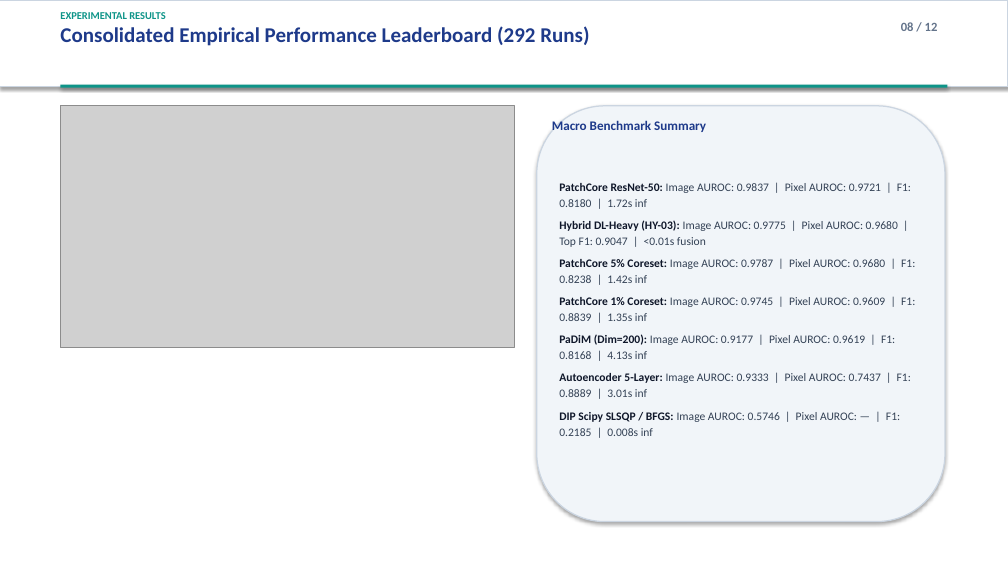
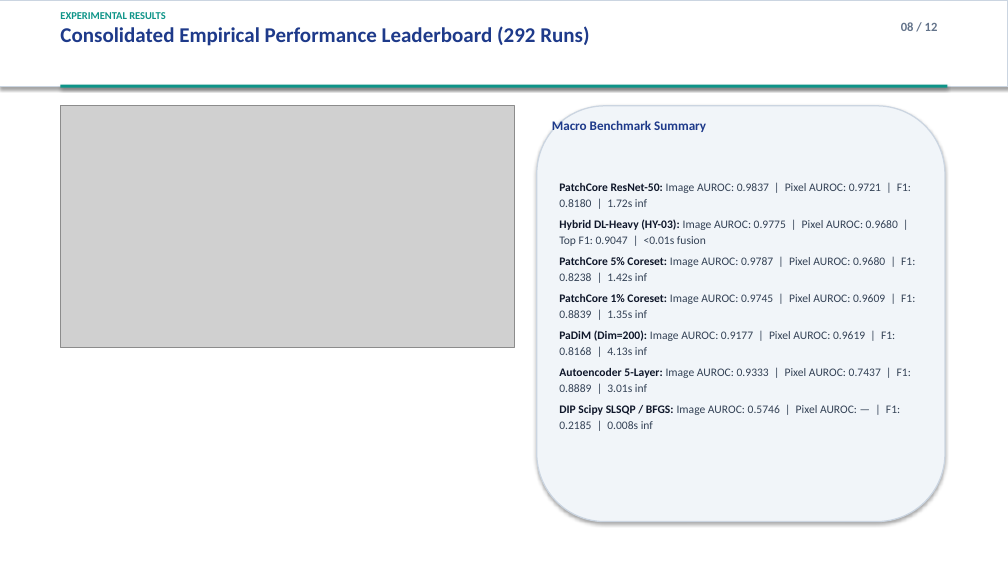
Before and after one commit to Rahul-dewangan01/Hybrid-Industrial-Visual-Anomaly-Detection, a slide deck: slide 8 of 06_FINAL_RESEARCH/Presentation/Industrial_Anomaly_Detection_Final_Presentation.pptx. Drawn at 1008x567 pixels with LibreOffice and Linux fonts; fonts in the diff are those of the drawing; grey boxes stand for pictures. Boxes give left, top, right and bottom in pixels: in the first picture for what was removed or moved away, otherwise in the second. Text is boxed around its words. In the diff, an @@ line names an element or a change of style, - is before the commit and + after.

```diff
--- a/06_FINAL_RESEARCH/Presentation/Industrial_Anomaly_Detection_Final_Presentation.pptx
+++ b/06_FINAL_RESEARCH/Presentation/Industrial_Anomaly_Detection_Final_Presentation.pptx
@@ text "PatchCore ResNet-50: Image AUROC: 0.9837 ..." at bbox=[559, 183, 915, 429]: less space between paragraphs @@
```
Also in this commit, not shown: 11 other slides changed, 44 other files.
